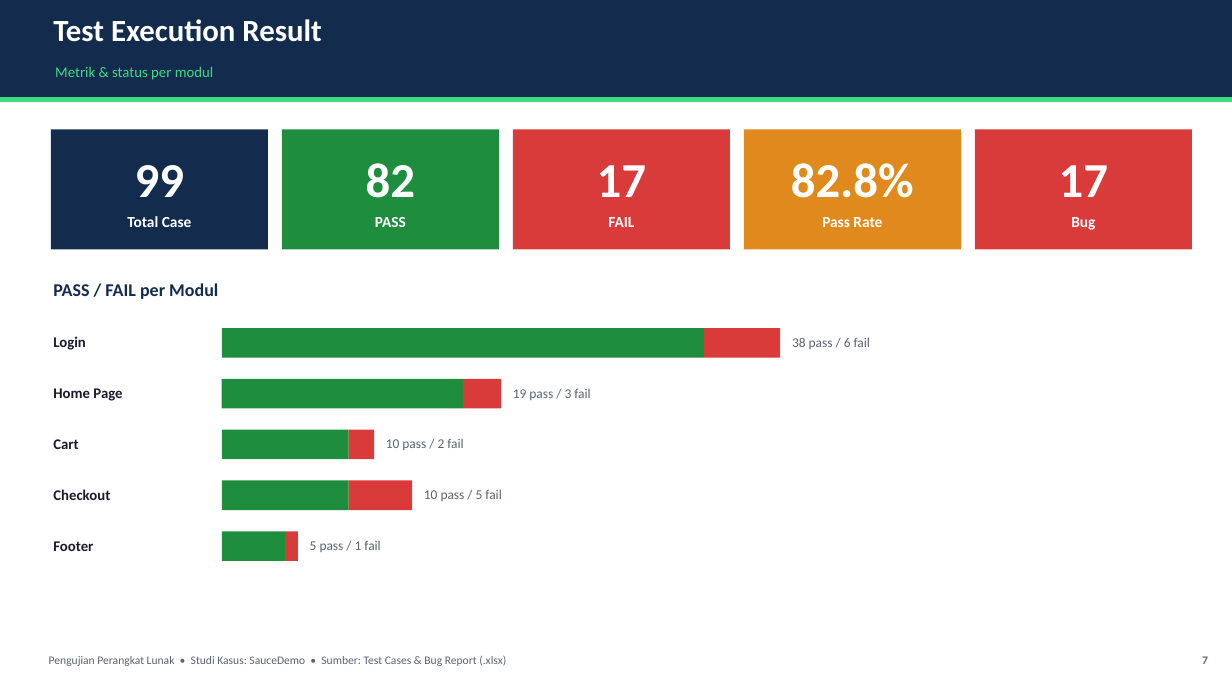
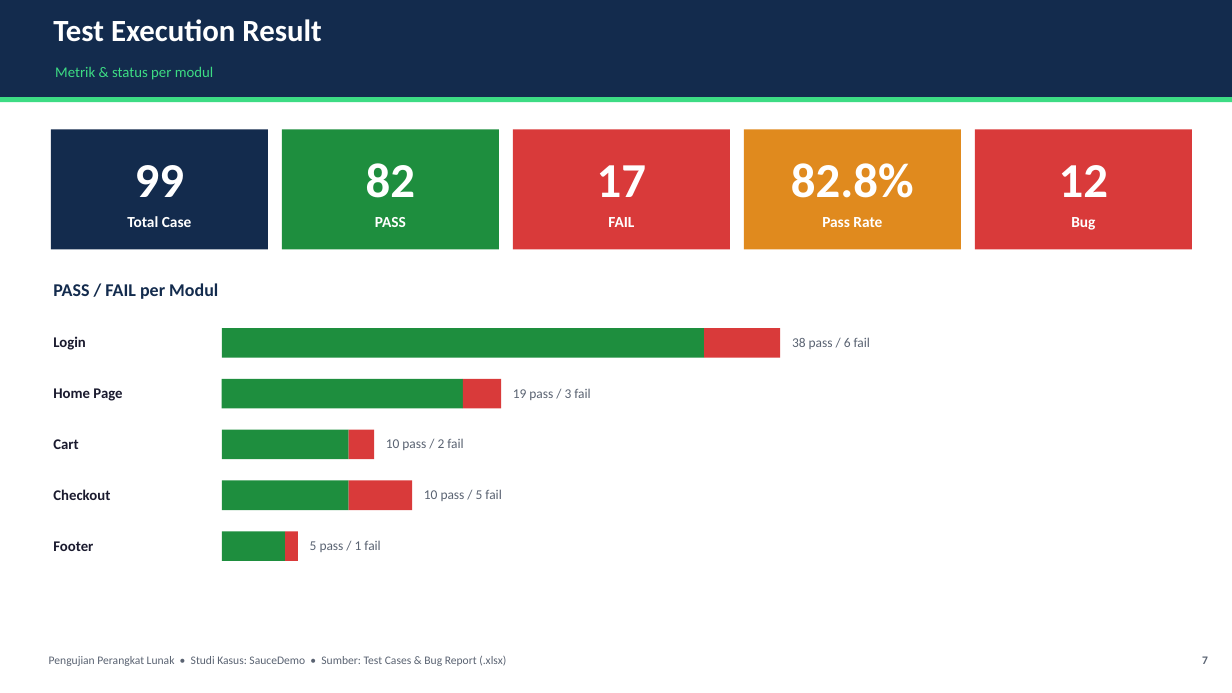
Before and after one commit to Zetakai/software-testing, a slide deck: slide 7 of SauceDemo_Test_Report.pptx. Drawn at 1232x693 pixels with LibreOffice and Linux fonts; fonts in the diff are those of the drawing. Boxes give left, top, right and bottom in pixels: in the first picture for what was removed or moved away, otherwise in the second. Text is boxed around its words. In the diff, an @@ line names an element or a change of style, - is before the commit and + after.

```diff
--- a/SauceDemo_Test_Report.pptx
+++ b/SauceDemo_Test_Report.pptx
@@ text at <box>1059,165,1108,197</box>: text changed @@
-17
+12
```
Also in this commit, not shown: 7 other slides changed, 4 other files.
